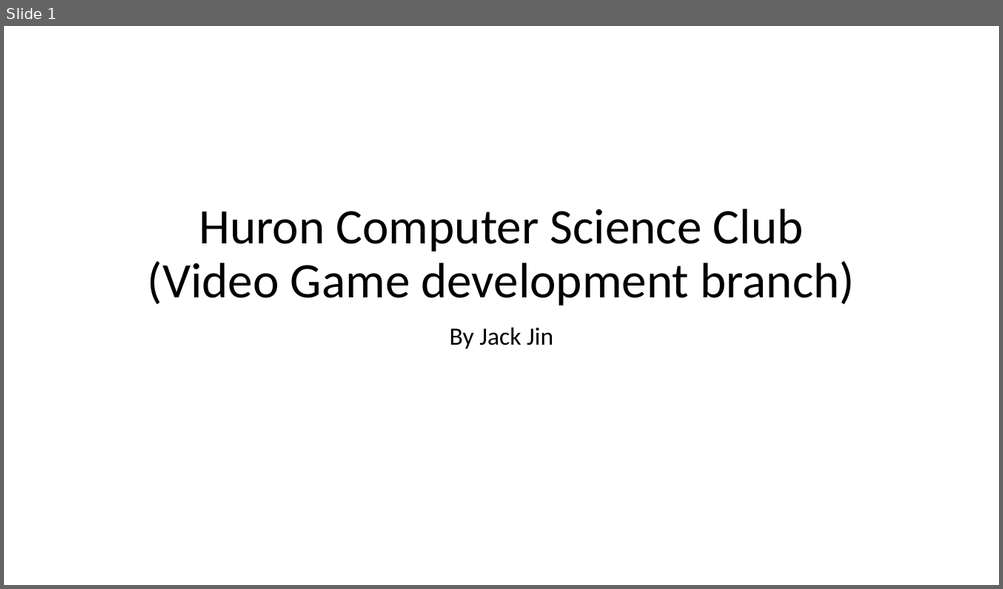
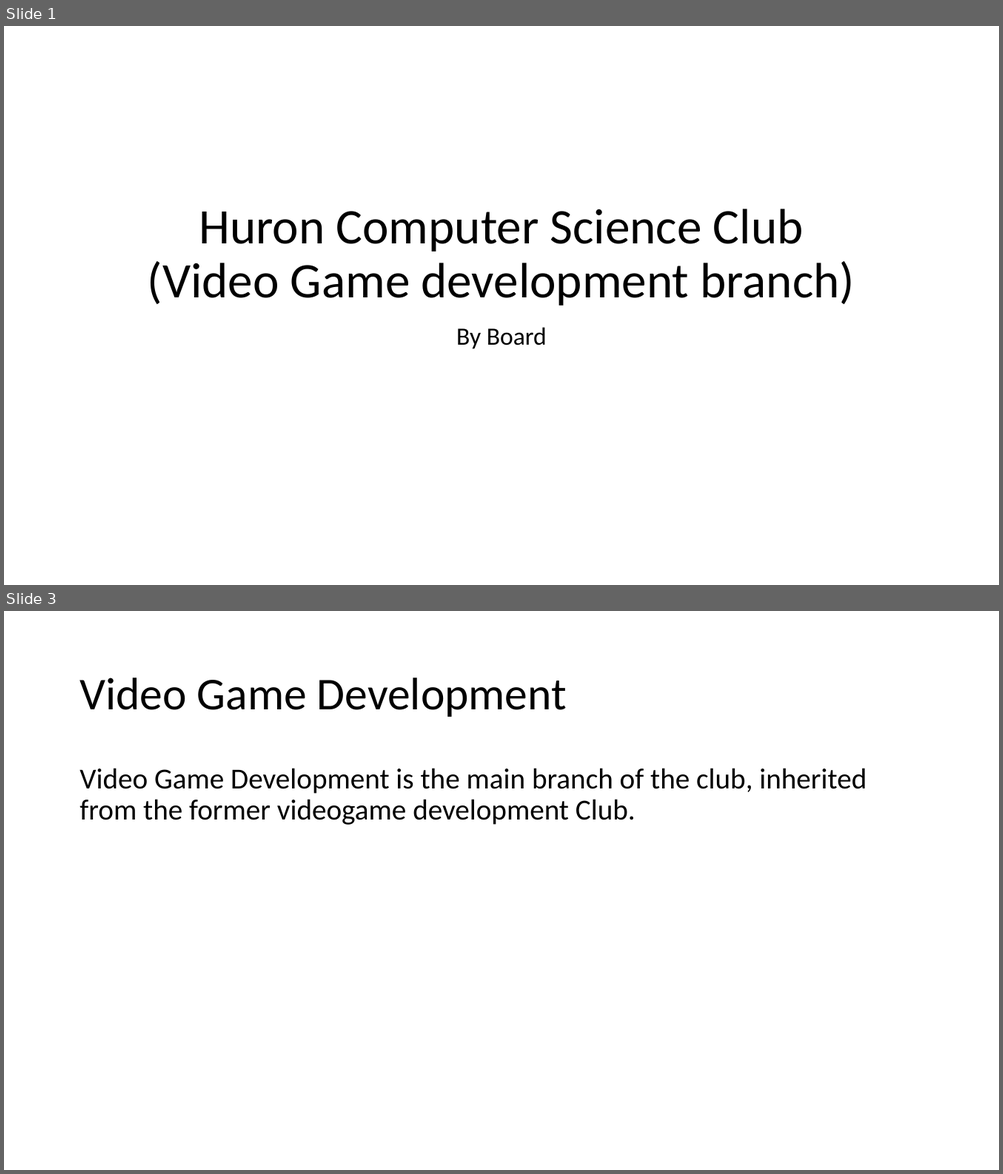
Before and after one commit to Huron-Computer-Science-Club/General_Information, a slide deck: Kick_off_slides.pptx. Shown one above the other, each under a label of ours: slide 1 before the commit, slides 1 and 3 after it; the slides between them are not shown. The pictures are 1003x589 and 1003x1174 pixels, drawn with LibreOffice and Linux fonts; fonts in the diff are those of the drawing. Boxes give left, top, right and bottom in pixels: in the first picture for what was removed or moved away, otherwise in the second. Text is boxed around its words. In the diff, an @@ line names an element or a change of style, - is before the commit and + after.

```diff
--- a/Kick_off_slides.pptx
+++ b/Kick_off_slides.pptx
@@ slide 3 added at box(4, 611, 999, 1170), background #FFFFFF @@
@@ title added at box(79, 678, 566, 717), 44 pt, text #000000 @@
+Video Game Development
@@ text added at box(79, 768, 866, 825), 28 pt, text #000000 @@
+Video Game Development is the main branch of the club, inherited from the former videogame development Club.
@@ slide 1 changed as well @@
@@ subtitle at box(456, 327, 546, 349): text changed @@
-By Jack Jin
+By Board
```
Also in this commit, not shown: 2 other slides changed, 3 other slides added, 7 other files.
